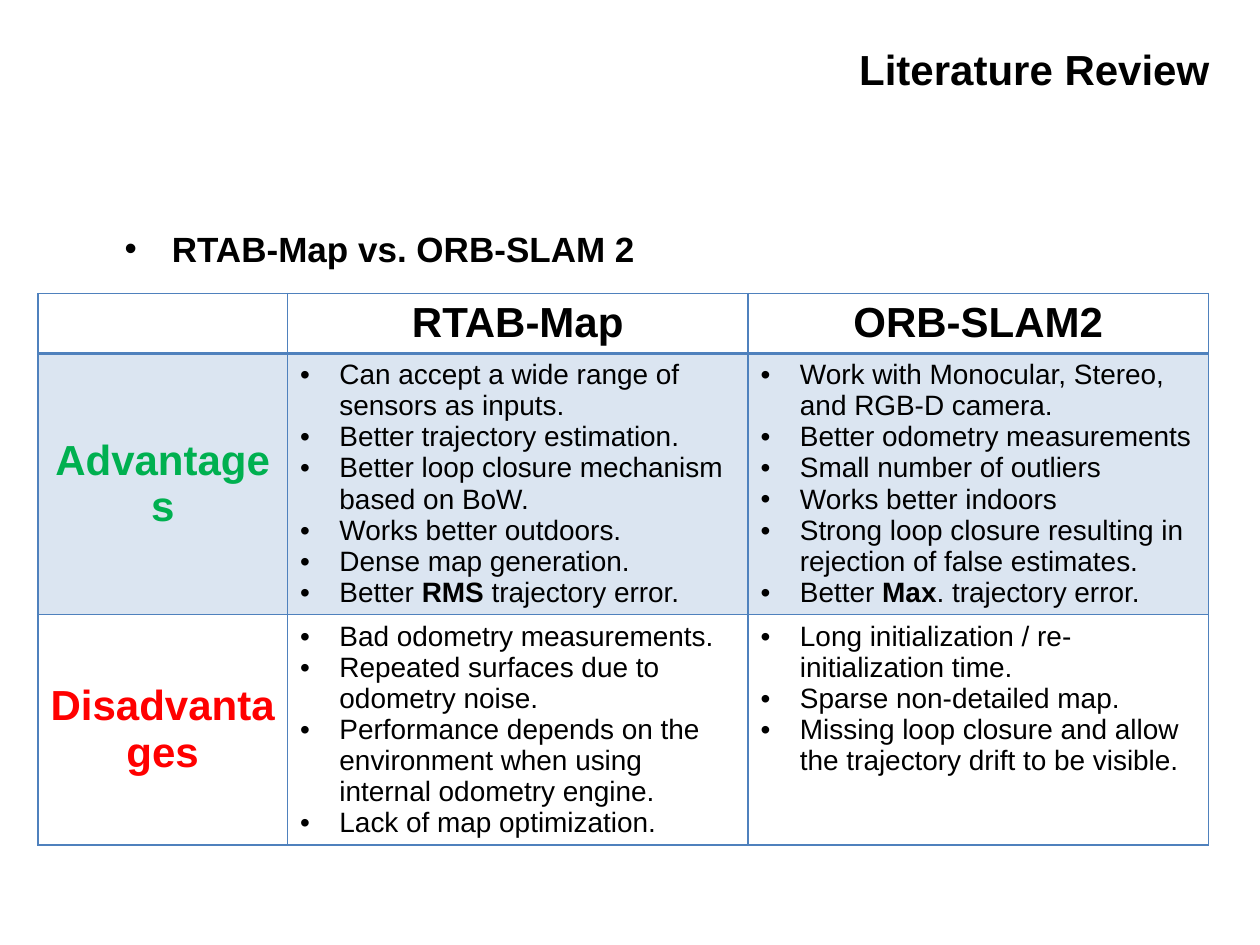
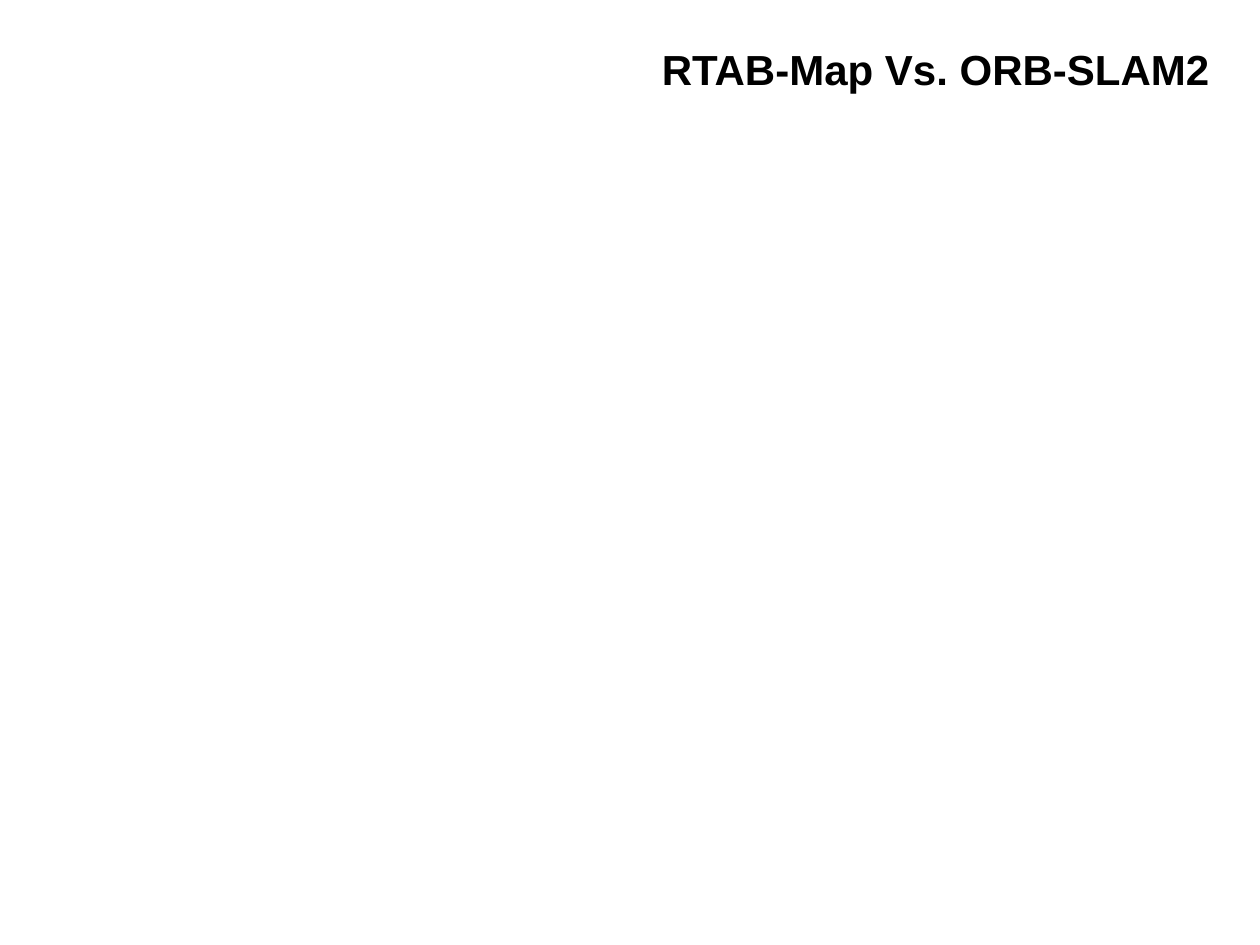
Before and after one commit to IslamAAli/ORBSLAM_RTABmap, a slide deck: slide 6 of Presentation_2/CMPUT631-ProjectProgress-V0P1.pptx (slide 9 before the commit). Drawn at 1260x945 pixels with LibreOffice and Linux fonts; fonts in the diff are those of the drawing; background and template pictures are left out. Boxes give left, top, right and bottom in pixels: in the first picture for what was removed or moved away, otherwise in the second. Text is boxed around its words. In the diff, an @@ line names an element or a change of style, - is before the commit and + after.

Commit message:
latest edits to progress presentation

```diff
--- a/Presentation_2/CMPUT631-ProjectProgress-V0P1.pptx
+++ b/Presentation_2/CMPUT631-ProjectProgress-V0P1.pptx
@@ title at [662,55,1210,94]: text changed @@
-Literature Review
+RTAB-Map Vs. ORB-SLAM2
@@ text removed at [172,237,634,269] @@
-• RTAB-Map vs. ORB-SLAM 2
@@ table removed at [38,294,1207,873], 3 rows, 3 columns @@
- | RTAB-Map | ORB-SLAM2
-Advantages | Can accept a wide range of sensors as inputs. / Better trajectory estimation. / Better loop closure mechanism based on BoW. / Works better outdoors. / Dense map generation. / Better RMS trajectory error. | Work with Monocular, Stereo, and RGB-D camera. / Better odometry measurements / Small number of outliers / Works better indoors / Strong loop closure resulting in rejection of false estimates. / Better Max. trajectory error.
-Disadvantages | Bad odometry measurements. / Repeated surfaces due to odometry noise. / Performance depends on the environment when using internal odometry engine. / Lack of map optimization. | Long initialization / re-initialization time. / Sparse non-detailed map. / Missing loop closure and allow the trajectory drift to be visible.
```
Also in this commit, not shown: 2 other slides changed, 13 slides added, 13 slides removed.
